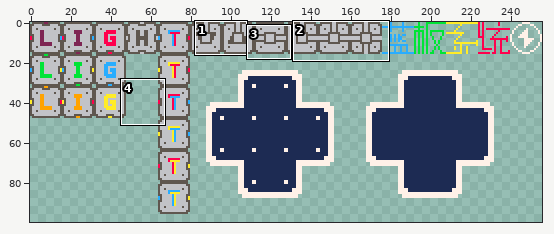
File history of a pixel-art file, assets/texture/element.aseprite. The first picture is a wide view before the edit; the outline marks the close-up.
Close-up. Old version:
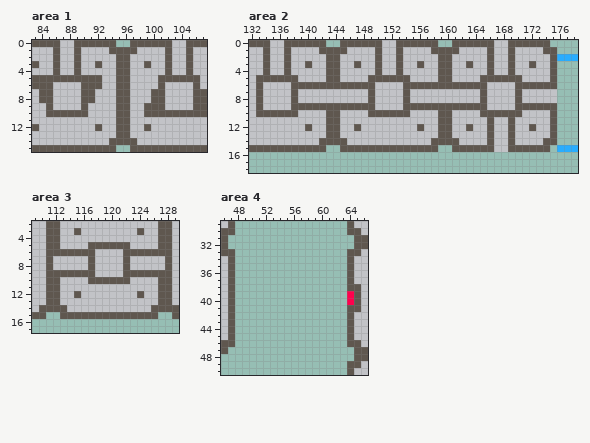
256x256 pixels, 1 frame. Shown: area 1: x 83..107, y 0..15; area 2: x 132..178, y 0..18; area 3: x 109..129, y 2..17; area 4: x 46..66, y 29..50. The wide view leaves out empty margins.
Once edited:
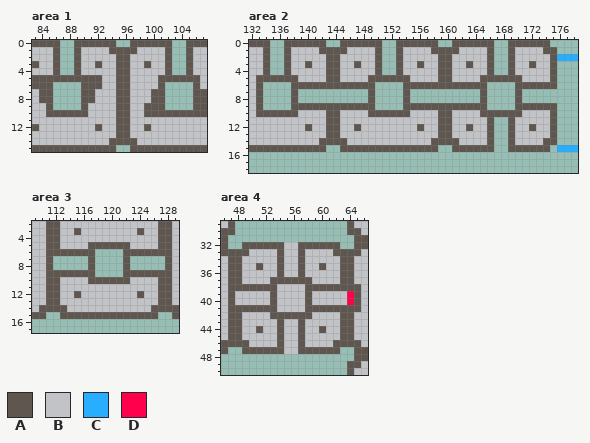
Palette (. is transparent): A #5f574f  B #c2c3c7  C #29adff  D #ff004d
Difference:
--- area 1, layer "element"
@@ x 83..107 @@
- 0 AAAABBAAAAAA..AAAAAABBAAA
- 1 BBBABBABBBBAAAABBBBABBABB
- 2 BBBABBABBBBBAABBBBBABBABB
- 3 ABBABBABBABBAABBABBABBABB
- 4 BBBABBABBBBBAABBBBBABBABB
+ 0 AAAA..AAAAAA..AAAAAA..AAA
+ 1 BBBA..ABBBBAAAABBBBA..ABB
+ 2 BBBA..ABBBBBAABBBBBA..ABB
+ 3 ABBA..ABBABBAABBABBA..ABB
+ 4 BBBA..ABBBBBAABBBBBA..ABB
  5 AAAAAAAAAABBAABBBBAAAAAAB
- 6 AAABBBBAAABBAABBBBABBBBAB
- 7 BAABBBBAABBBAABBBAABBBBAA
- 8 BAABBBBAABBBAABBBAABBBBAA
- 9 BBABBBBABBBBAABBAAABBBBAA
+ 6 AAA....AAABBAABBBBA....AB
+ 7 BAA....AABBBAABBBAA....AA
+ 8 BAA....AABBBAABBBAA....AA
+ 9 BBA....ABBBBAABBAAA....AA
 10 BBAAAAAABBBBAABBAAAAAAAAA
--- area 2, layer "element"
@@ x 132..178 @@
- 0 AAABBAAAAAA..AAAAAABBAAAAAA..AAAAAABBAAAAAA....
- 1 BBABBABBBBAAAABBBBABBABBBBAAAABBBBABBABBBBAA...
- 2 BBABBABBBBBAABBBBBABBABBBBBAABBBBBABBABBBBBACCC
- 3 BBABBABBABBAABBABBABBABBABBAABBABBABBABBABBA...
- 4 BBABBABBBBBAABBBBBABBABBBBBAABBBBBABBABBBBBA...
+ 0 AAA..AAAAAA..AAAAAA..AAAAAA..AAAAAA..AAAAAA....
+ 1 BBA..ABBBBAAAABBBBA..ABBBBAAAABBBBA..ABBBBAA...
+ 2 BBA..ABBBBBAABBBBBA..ABBBBBAABBBBBA..ABBBBBACCC
+ 3 BBA..ABBABBAABBABBA..ABBABBAABBABBA..ABBABBA...
+ 4 BBA..ABBBBBAABBBBBA..ABBBBBAABBBBBA..ABBBBBA...
  5 BAAAAAABBBBAABBBBAAAAAABBBBAABBBBAAAAAABBBBA...
- 6 BABBBBAAAAAAAAAAAABBBBAAAAAAAAAAAABBBBAAAAAA...
- 7 BABBBBABBBBBBBBBBABBBBABBBBBBBBBBABBBBABBBBB...
- 8 BABBBBABBBBBBBBBBABBBBABBBBBBBBBBABBBBABBBBB...
- 9 BABBBBAAAAAAAAAAAABBBBAAAAAAAAAAAABBBBAAAAAA...
+ 6 BA....AAAAAAAAAAAA....AAAAAAAAAAAA....AAAAAA...
+ 7 BA....A..........A....A..........A....A........
+ 8 BA....A..........A....A..........A....A........
+ 9 BA....AAAAAAAAAAAA....AAAAAAAAAAAA....AAAAAA...
 10 BAAAAAABBBBAABBBBAAAAAABBBBAABBBBAAAAAABBBBA...
-11 BBBBBBBBBBBAABBBBBBBBBBBBBBAABBBBBABBABBBBBA...
-12 BBBBBBBBABBAABBABBBBBBBBABBAABBABBABBABBABBA...
-13 BBBBBBBBBBBAABBBBBBBBBBBBBBAABBBBBABBABBBBBA...
-14 BBBBBBBBBBAAAABBBBBBBBBBBBAAAABBBBABBABBBBAA...
-15 AAAAAAAAAAA..AAAAAAAAAAAAAA..AAAAAABBAAAAAA.CCC
+11 BBBBBBBBBBBAABBBBBBBBBBBBBBAABBBBBA..ABBBBBA...
+12 BBBBBBBBABBAABBABBBBBBBBABBAABBABBA..ABBABBA...
+13 BBBBBBBBBBBAABBBBBBBBBBBBBBAABBBBBA..ABBBBBA...
+14 BBBBBBBBBBAAAABBBBBBBBBBBBAAAABBBBA..ABBBBAA...
+15 AAAAAAAAAAA..AAAAAAAAAAAAAA..AAAAAA..AAAAAA.CCC
 16 ...............................................
--- area 3, layer "element"
@@ x 109..129 @@
  5 BBAABBBBAAAAAABBBBAAB
- 6 BBAAAAAAABBBBAAAAAAAB
- 7 BBABBBBBABBBBABBBBBAB
- 8 BBABBBBBABBBBABBBBBAB
- 9 BBAAAAAAABBBBAAAAAAAB
+ 6 BBAAAAAAA....AAAAAAAB
+ 7 BBA.....A....A.....AB
+ 8 BBA.....A....A.....AB
+ 9 BBAAAAAAA....AAAAAAAB
 10 BBAABBBBAAAAAABBBBAAB
--- area 4, layer "element"
@@ x 46..66 @@
 31 A..................AA
-32 A..................AA
-33 AA................AAB
-34 BA................ABB
-35 BA................ABB
-36 BA................ABB
-37 BA................ABB
-38 BA................AAB
-39 BA................DAB
-40 BA................DAB
-41 BA................AAB
-42 BA................ABB
-43 BA................ABB
-44 BA................ABB
-45 BA................ABB
-46 AA................AAB
-47 A..................AA
+32 A..AAAAAABBAAAAAA..AA
+33 AAAABBBBABBABBBBAAAAB
+34 BAABBBBBABBABBBBBAABB
+35 BAABBABBABBABBABBAABB
+36 BAABBBBBABBABBBBBAABB
+37 BAABBBBAAAAAABBBBAABB
+38 BAAAAAAABBBBAAAAAAAAB
+39 BABBBBBABBBBABBBBBDAB
+40 BABBBBBABBBBABBBBBDAB
+41 BAAAAAAABBBBAAAAAAAAB
+42 BAABBBBAAAAAABBBBAABB
+43 BAABBBBBABBABBBBBAABB
+44 BAABBABBABBABBABBAABB
+45 BAABBBBBABBABBBBBAABB
+46 AAAABBBBABBABBBBAAAAB
+47 A..AAAAAABBAAAAAA..AA
 48 ...................AA
